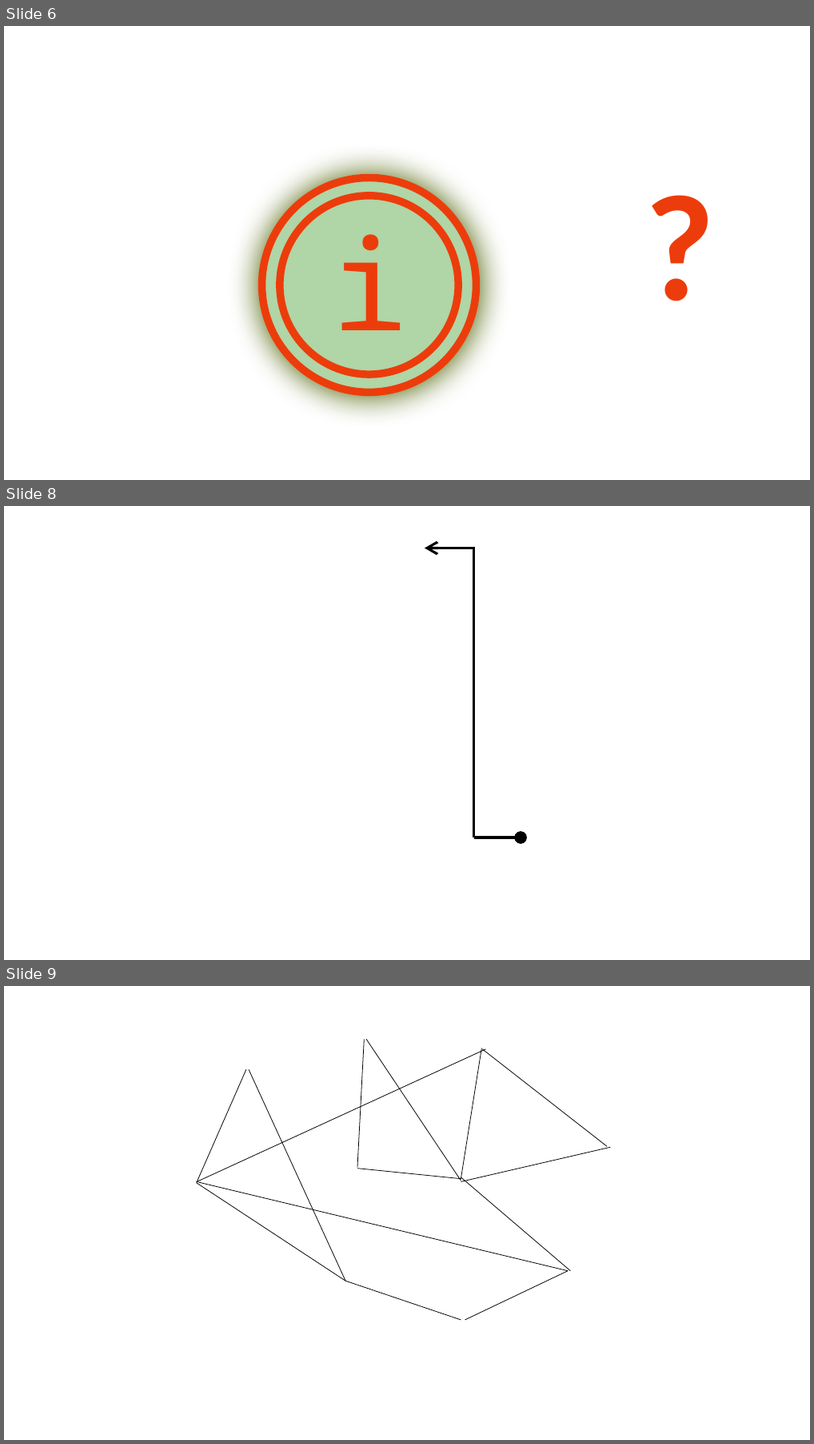
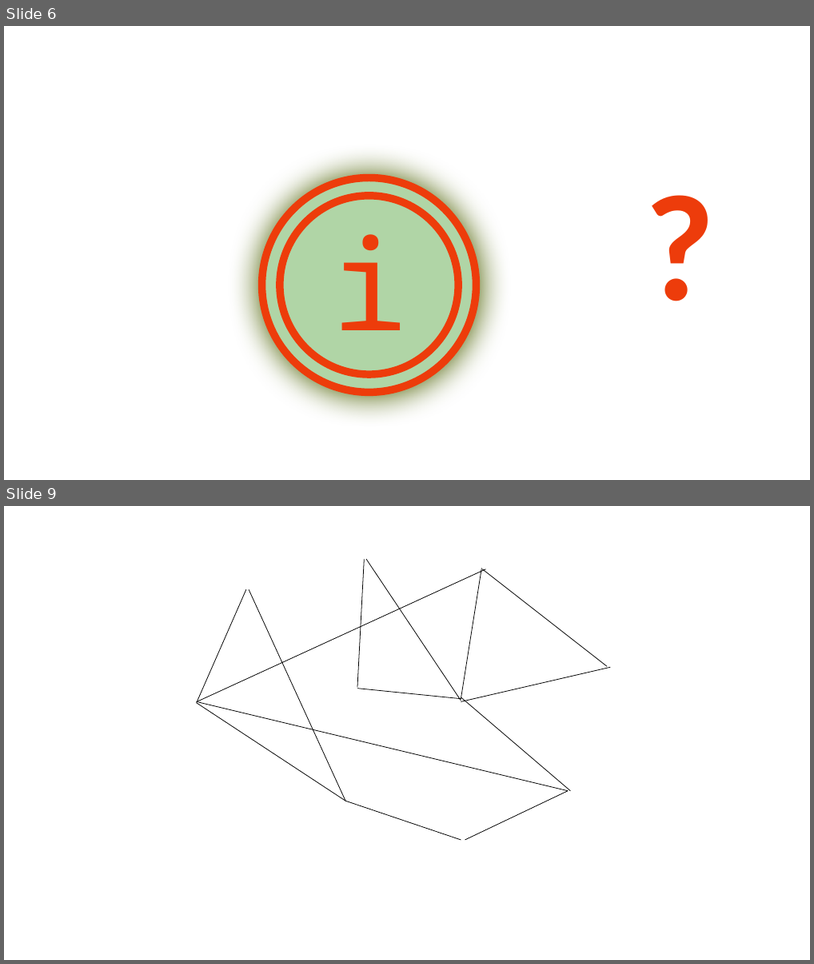
Before and after one commit to GFFischer/gff_blockchain_konzepte, a slide deck: prototyp/symbole_und_farben.pptx. Shown one above the other, each under a label of ours: slides 6, 8 and 9 before the commit, slides 6 and 9 after it; the slides between them are not shown. The pictures are 814x1444 and 814x964 pixels, drawn with LibreOffice and Linux fonts; fonts in the diff are those of the drawing. Boxes give left, top, right and bottom in pixels: in the first picture for what was removed or moved away, otherwise in the second. Text is boxed around its words. In the diff, an @@ line names an element or a change of style, - is before the commit and + after.

```diff
--- a/prototyp/symbole_und_farben.pptx
+++ b/prototyp/symbole_und_farben.pptx
@@ slide 8 removed at (x1=4, y1=506, x2=810, y2=960), background #FFFFFF @@
@@ arrow removed from (474, 548) to (425, 548) @@
@@ line removed from (474, 547) to (474, 837) @@
@@ arrow removed from (474, 837) to (522, 837) @@
```
Also in this commit, not shown: 1 slide changed, 1 slide added, 14 other files.
